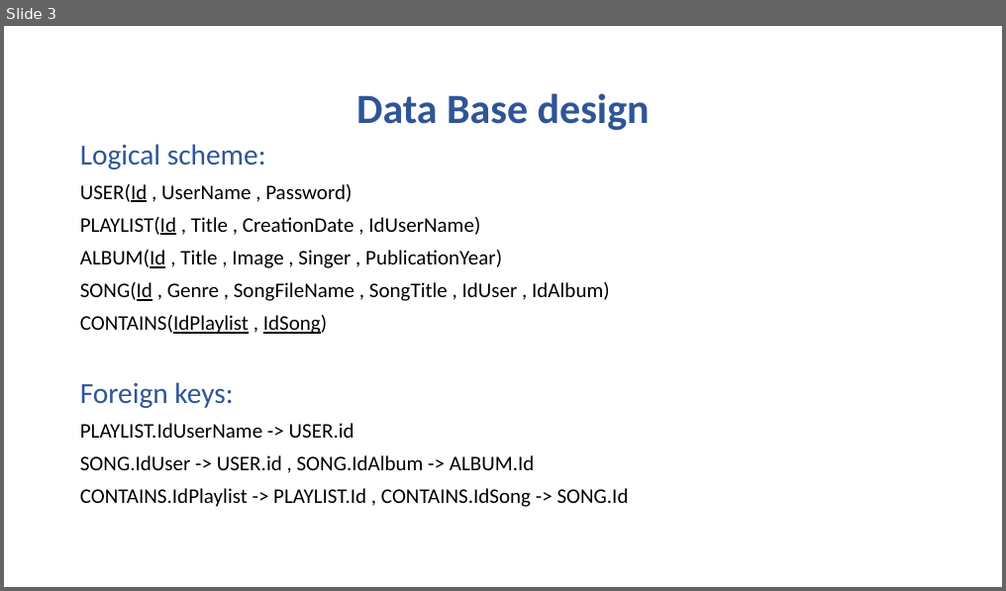
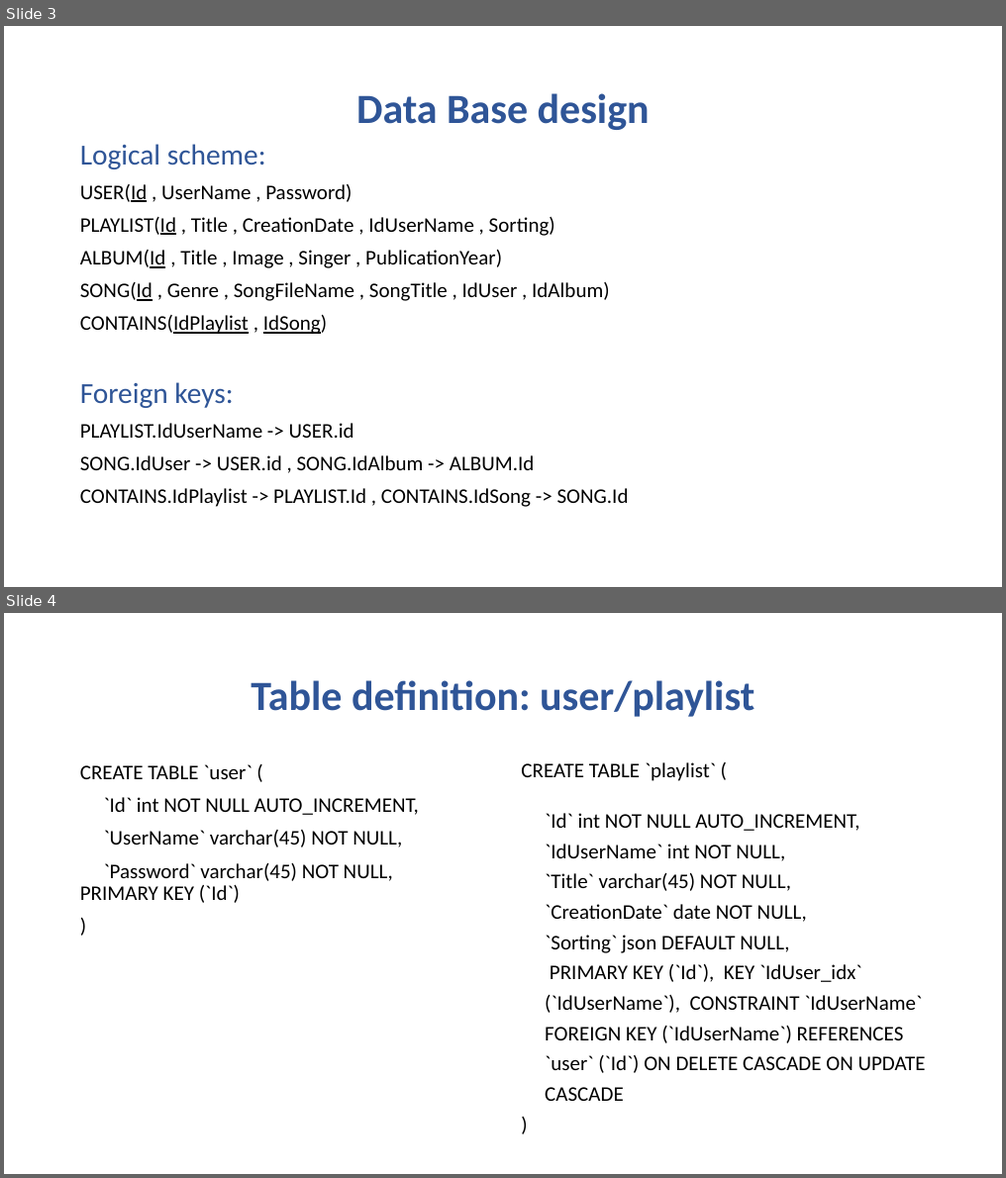
Before and after one commit to matteoNunz/ProgettoTIW_2, a slide deck: PlayList musicale - presentation.pptx. Shown one above the other, each under a label of ours: slide 3 before the commit, slides 3 and 4 after it. The pictures are 1006x591 and 1006x1178 pixels, drawn with LibreOffice and Linux fonts; fonts in the diff are those of the drawing. Boxes give left, top, right and bottom in pixels: in the first picture for what was removed or moved away, otherwise in the second. Text is boxed around its words. In the diff, an @@ line names an element or a change of style, - is before the commit and + after.

```diff
--- a/PlayList musicale - presentation.pptx
+++ b/PlayList musicale - presentation.pptx
@@ slide 4 added at (4, 613, 1002, 1174), background #FFFFFF @@
@@ title added at (251, 680, 754, 717), 40 pt, text #2F5597, bold @@
+Table definition: user/playlist
@@ text added at (80, 764, 419, 903), 20 pt, text #000000 @@
+CREATE TABLE `user` (
+`Id` int NOT NULL AUTO_INCREMENT,
+`UserName` varchar(45) NOT NULL,
+`Password` varchar(45) NOT NULL, PRIMARY KEY (`Id`)
+)
@@ text added at (521, 762, 926, 1101), 20 pt, text #000000 @@
+CREATE TABLE `playlist` (
+`Id` int NOT NULL AUTO_INCREMENT,
+`IdUserName` int NOT NULL,
+`Title` varchar(45) NOT NULL,
+`CreationDate` date NOT NULL,
+`Sorting` json DEFAULT NULL,
+PRIMARY KEY (`Id`), KEY `IdUser_idx`
+(`IdUserName`), CONSTRAINT `IdUserName`
+FOREIGN KEY (`IdUserName`) REFERENCES
+`user` (`Id`) ON DELETE CASCADE ON UPDATE
+CASCADE
+)
@@ slide 3 changed as well @@
@@ text at (80, 217, 555, 236): text changed @@
-PLAYLIST(Id , Title , CreationDate , IdUserName)
+PLAYLIST(Id , Title , CreationDate , IdUserName , Sorting)
```
Also in this commit, not shown: 12 other slides changed, 7 other slides added, 4 slides removed.
